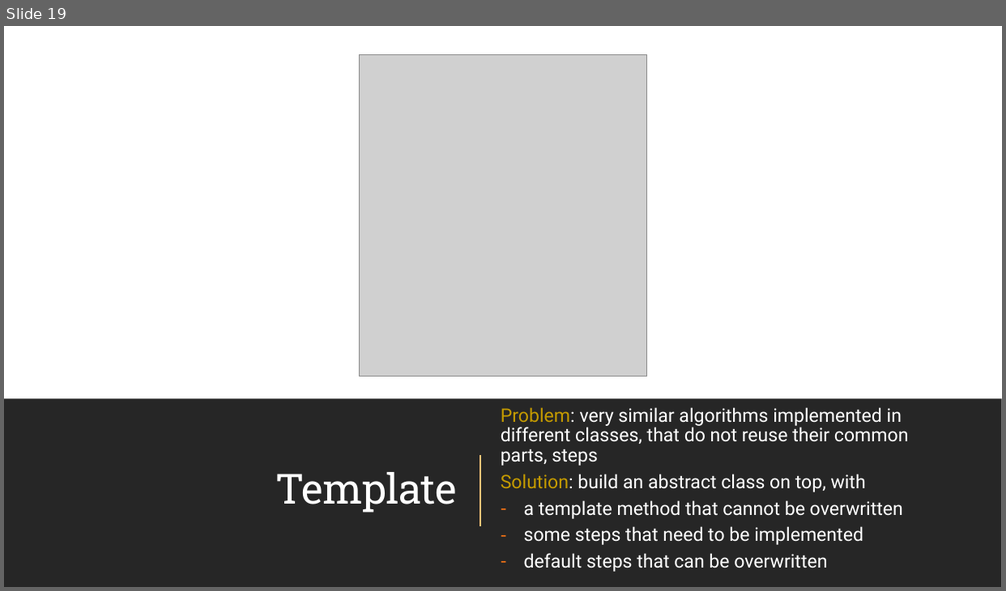
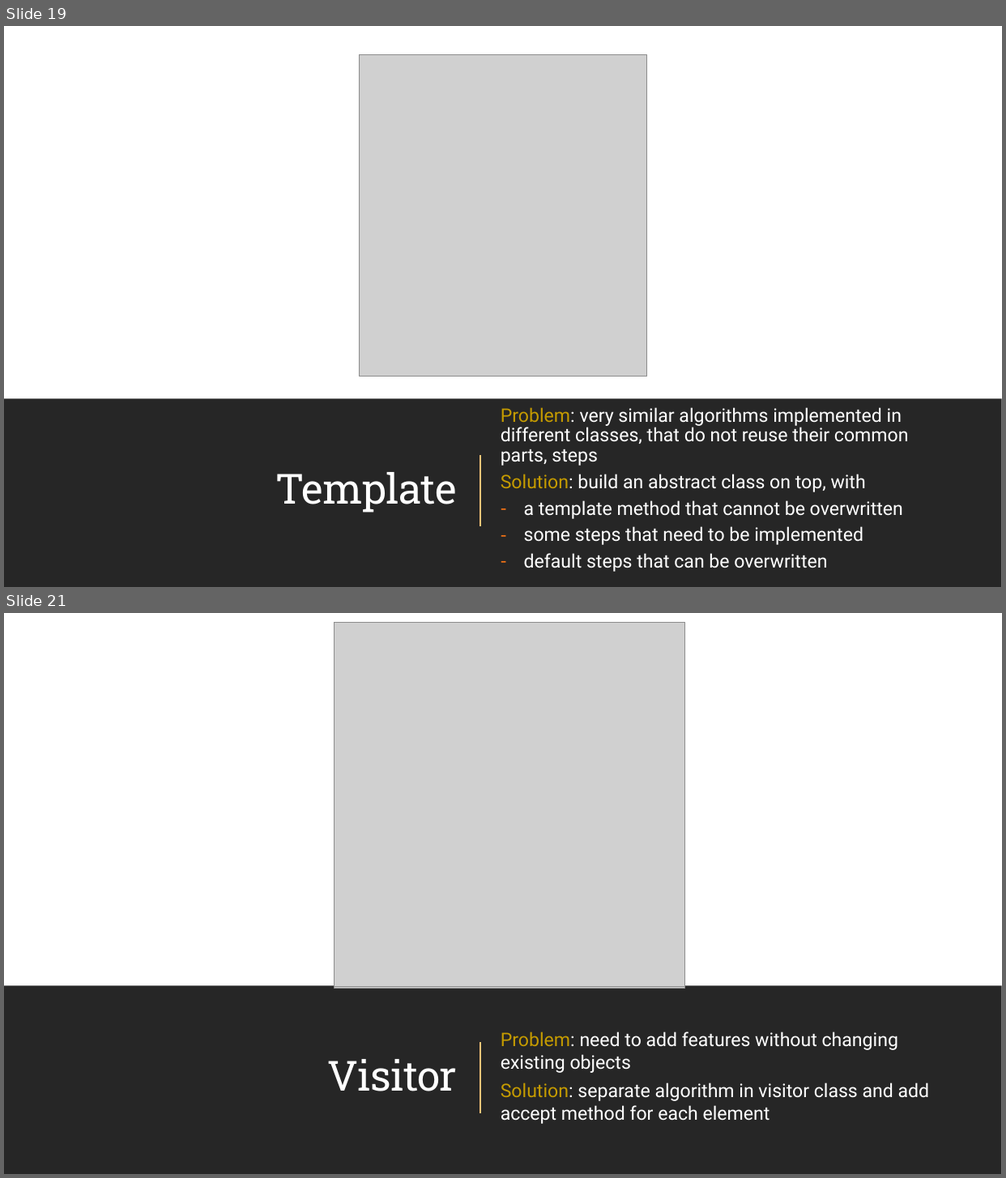
Before and after one commit to amturian/design-patterns, a slide deck: PPT Presentations/DesignPatterns-BehavioralPatterns.pptx. Shown one above the other, each under a label of ours: slide 19 before the commit, slides 19 and 21 after it; the slides between them are not shown. The pictures are 1006x591 and 1006x1178 pixels, drawn with LibreOffice and Linux fonts; fonts in the diff are those of the drawing; grey boxes stand for pictures. Boxes give left, top, right and bottom in pixels: in the first picture for what was removed or moved away, otherwise in the second. Text is boxed around its words. In the diff, an @@ line names an element or a change of style, - is before the commit and + after.

Commit message:
add visitor slides

```diff
--- a/PPT Presentations/DesignPatterns-BehavioralPatterns.pptx
+++ b/PPT Presentations/DesignPatterns-BehavioralPatterns.pptx
@@ slide 21 added at (4,613,1002,1174), background #FFFFFF; not listed: 1 template element that a slide beside it also shows @@
@@ rectangle added at (4,613,1002,1174), fill #FFFFFF @@
@@ picture added at (334,624,685,988) @@
@@ picture added at (334,622,685,986) @@
@@ rectangle added at (4,986,1002,1174), fill #262626 @@
@@ line added from (481, 1043) to (481, 1114), #FFC578 1.5 pt @@
@@ text added at (501,1032,930,1124), 18 pt, text #FFFFFF @@
+Problem: need to add features without changing existing objects
+Solution: separate algorithm in visitor class and add accept method for each element
@@ title added at (328,1059,457,1092), 40 pt, text #FFFFFF @@
+Visitor
@@ rectangle added at (4,1137,1002,1174), fill #262626 @@
```
Also in this commit, not shown: 1 other slide added.
